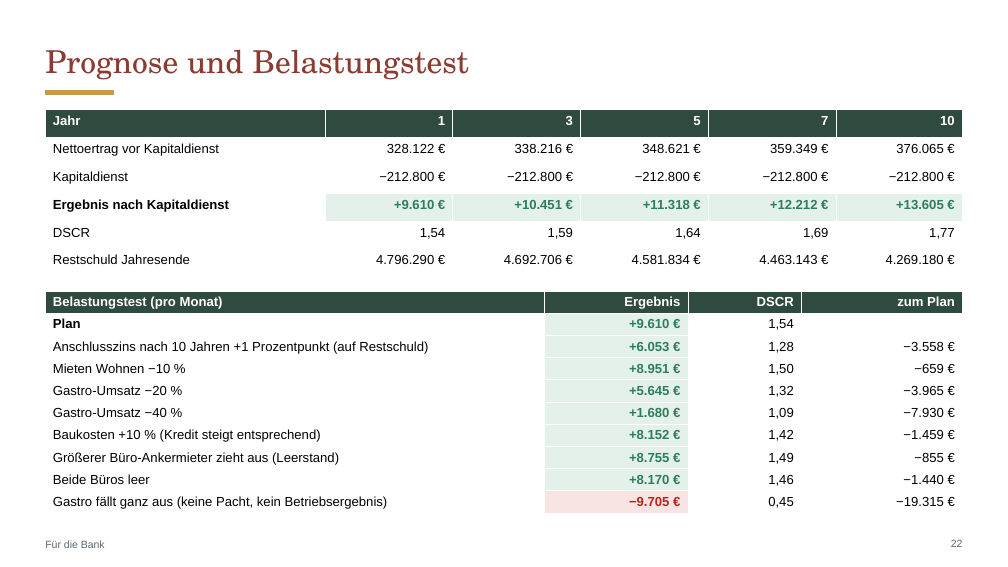
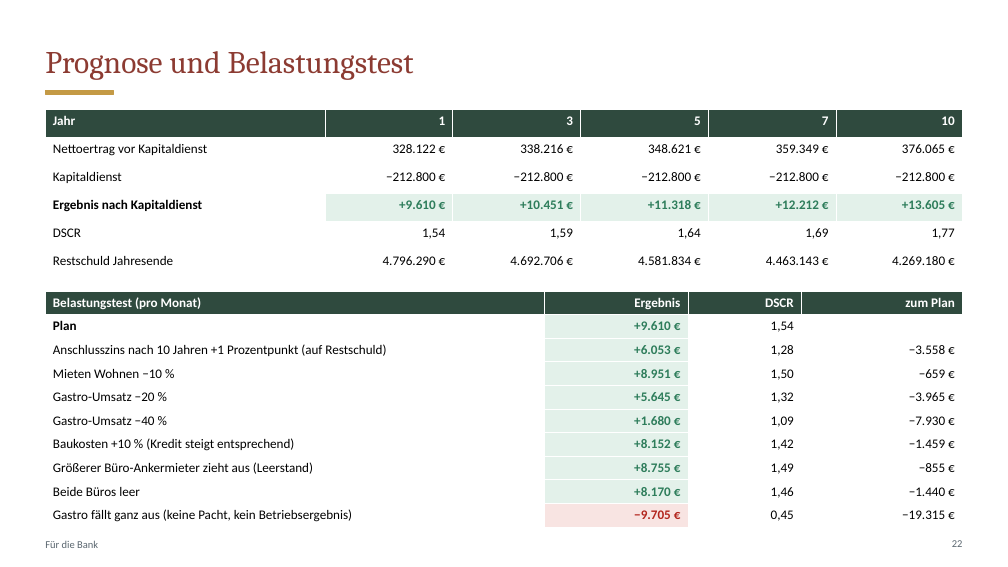
Before and after one commit to CartoonUsername/bau-projekt, a slide deck: slide 22 of praesentation/werlte_master/plan_8WE/Neue-Mitte-Werlte_Baufeld3_8-Wohnungen_Grosse-Gastro-EG_Rev-GRZ-II.pptx. Drawn at 1008x567 pixels with LibreOffice and Linux fonts; fonts in the diff are those of the drawing. Boxes give left, top, right and bottom in pixels: in the first picture for what was removed or moved away, otherwise in the second. Text is boxed around its words. In the diff, an @@ line names an element or a change of style, - is before the commit and + after.

```diff
--- a/praesentation/werlte_master/plan_8WE/Neue-Mitte-Werlte_Baufeld3_8-Wohnungen_Grosse-Gastro-EG_Rev-GRZ-II.pptx
+++ b/praesentation/werlte_master/plan_8WE/Neue-Mitte-Werlte_Baufeld3_8-Wohnungen_Grosse-Gastro-EG_Rev-GRZ-II.pptx
@@ title "Prognose und Belastungstest" at (45, 51, 414, 80): font TeX Gyre Schola to Cambria @@
@@ table at (45, 110, 963, 269) @@
@@ font Arial to Calibri @@
@@ table at (45, 291, 963, 526) @@
@@ font Arial to Calibri @@
@@ text "Für die Bank" at (45, 541, 98, 548): font Arial to Calibri @@
```
Also in this commit, not shown: 30 other slides changed, 1 other file.
